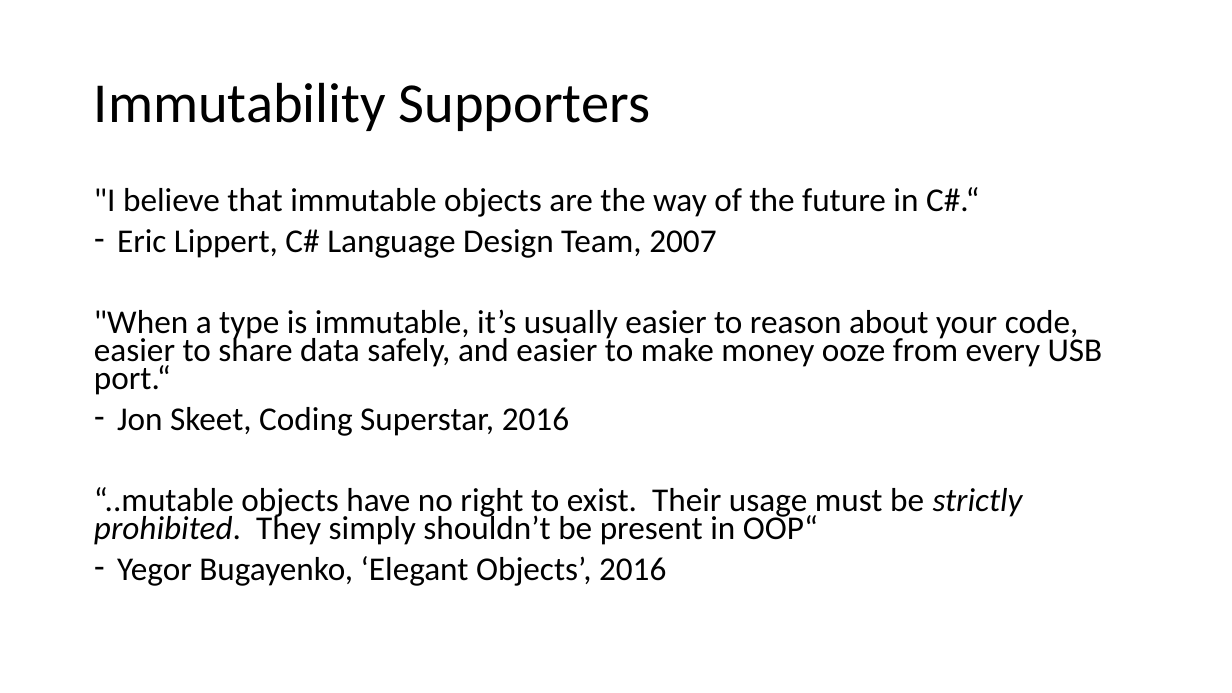
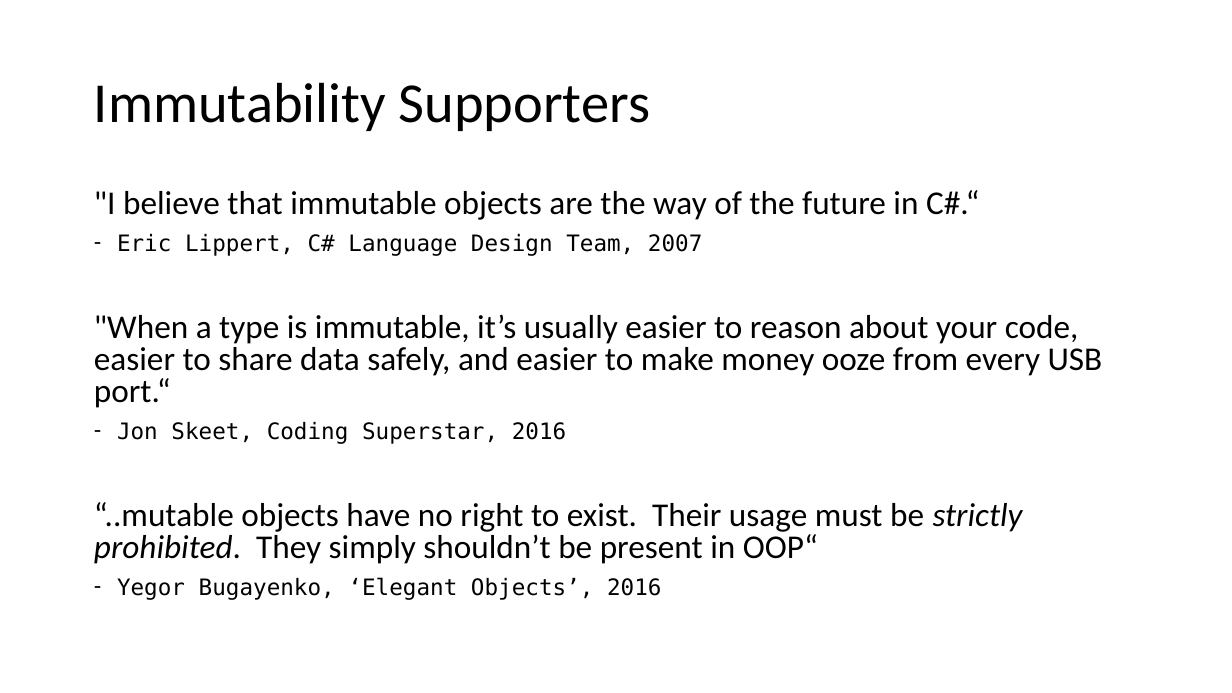
Before and after one commit to relentless/ImmutabilityDojo, a slide deck: slide 13 of Immutability Dojo.pptx (slide 8 before the commit). Drawn at 1232x693 pixels with LibreOffice and Linux fonts; fonts in the diff are those of the drawing. Boxes give left, top, right and bottom in pixels: in the first picture for what was removed or moved away, otherwise in the second. Text is boxed around its words. In the diff, an @@ line names an element or a change of style, - is before the commit and + after.

```diff
--- a/Immutability Dojo.pptx
+++ b/Immutability Dojo.pptx
@@ text ""I believe that immutable objects ..." at (94, 190, 1103, 600): size 25.9 to 17.6 pt, font Calibri to DejaVu Sans Mono in "Eric Lippert, C# Language Design Team, 2007", "Jon Skeet, Coding Superstar, 2016", "Yegor Bugayenko, ‘Elegant Objects’, 2016"; line spacing 0.7 to 0.8 @@
```
Also in this commit, not shown: 3 other slides changed, 5 slides added, 1 other file.
